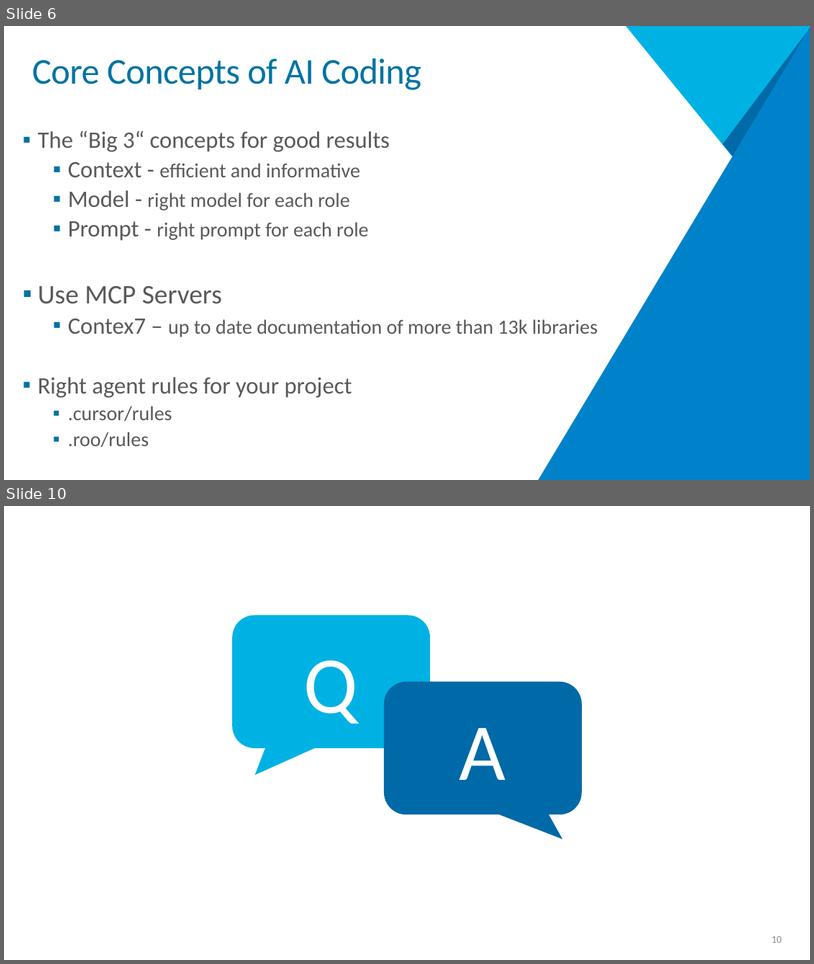
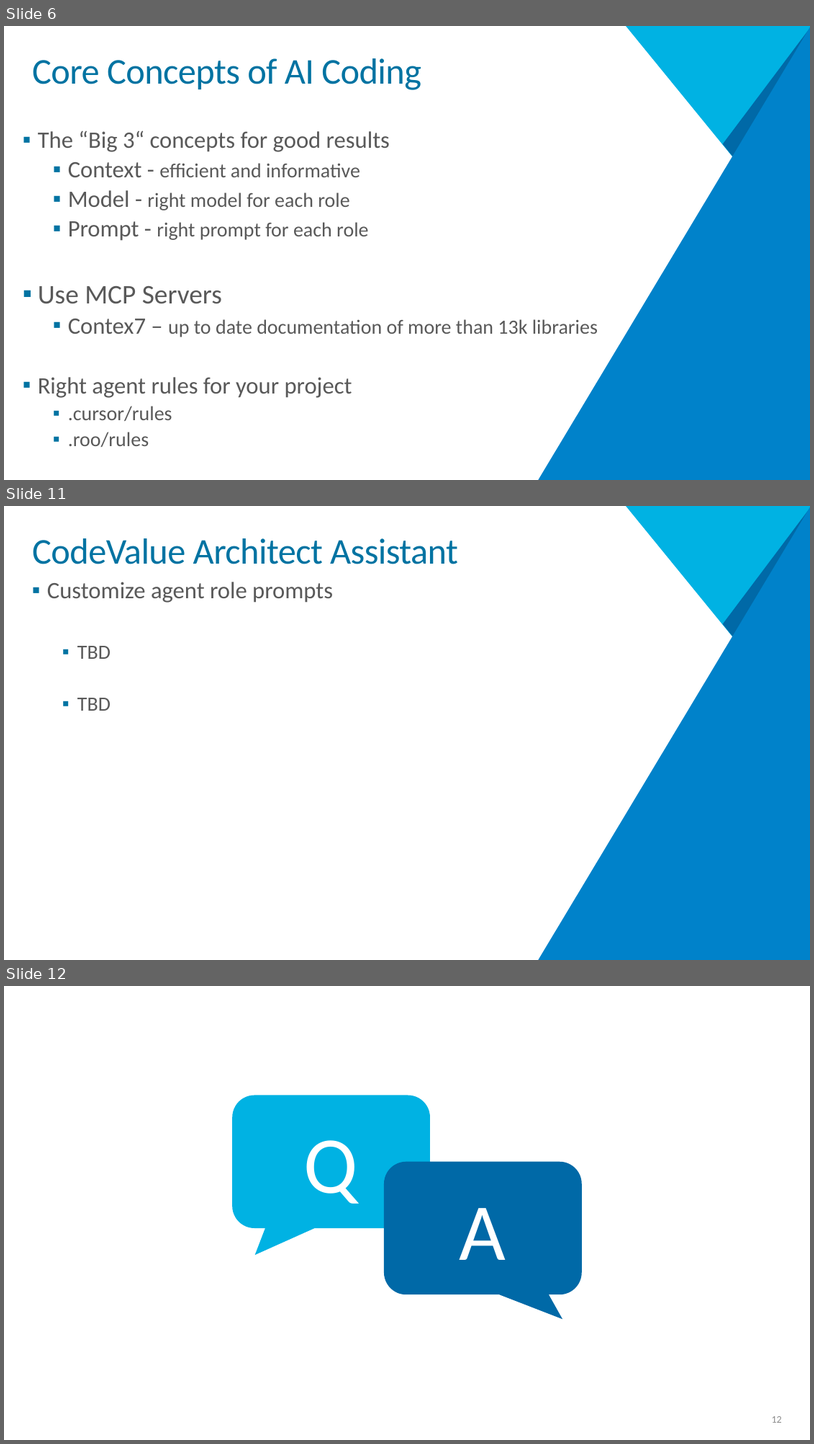
Before and after one commit to MarkG/architecture-next-2025, a slide deck: presentation/Vibe Coding.pptx. Shown one above the other, each under a label of ours: slides 6 and 10 before the commit, slides 6, 11 and 12 after it; the slides between them are not shown. The pictures are 814x964 and 814x1444 pixels, drawn with LibreOffice and Linux fonts; fonts in the diff are those of the drawing; background and template pictures are left out. Boxes give left, top, right and bottom in pixels: in the first picture for what was removed or moved away, otherwise in the second. Text is boxed around its words. In the diff, an @@ line names an element or a change of style, - is before the commit and + after.

```diff
--- a/presentation/Vibe Coding.pptx
+++ b/presentation/Vibe Coding.pptx
@@ slide 11 added at (x1=4, y1=506, x2=810, y2=960), background #FFFFFF; not listed: 3 template elements that a slide beside it also shows @@
@@ title added at (x1=32, y1=538, x2=458, y2=564), 43.2 pt, text #0073A2 @@
+CodeValue Architect Assistant
@@ text added at (x1=47, y1=582, x2=333, y2=710), 28 pt, text #595959 @@
+▪ Customize agent role prompts
+  ▪ TBD
+  ▪ TBD
@@ rectangle added at (x1=274, y1=847, x2=521, y2=952), fill #FFFFFF @@
@@ what was slide 10 is now slide 12 @@
@@ page number at (x1=772, y1=1416, x2=782, y2=1422): text changed @@
-10
+12
```
Also in this commit, not shown: 1 slide changed, 3 other slides added, 2 slides removed, 6 other files.
